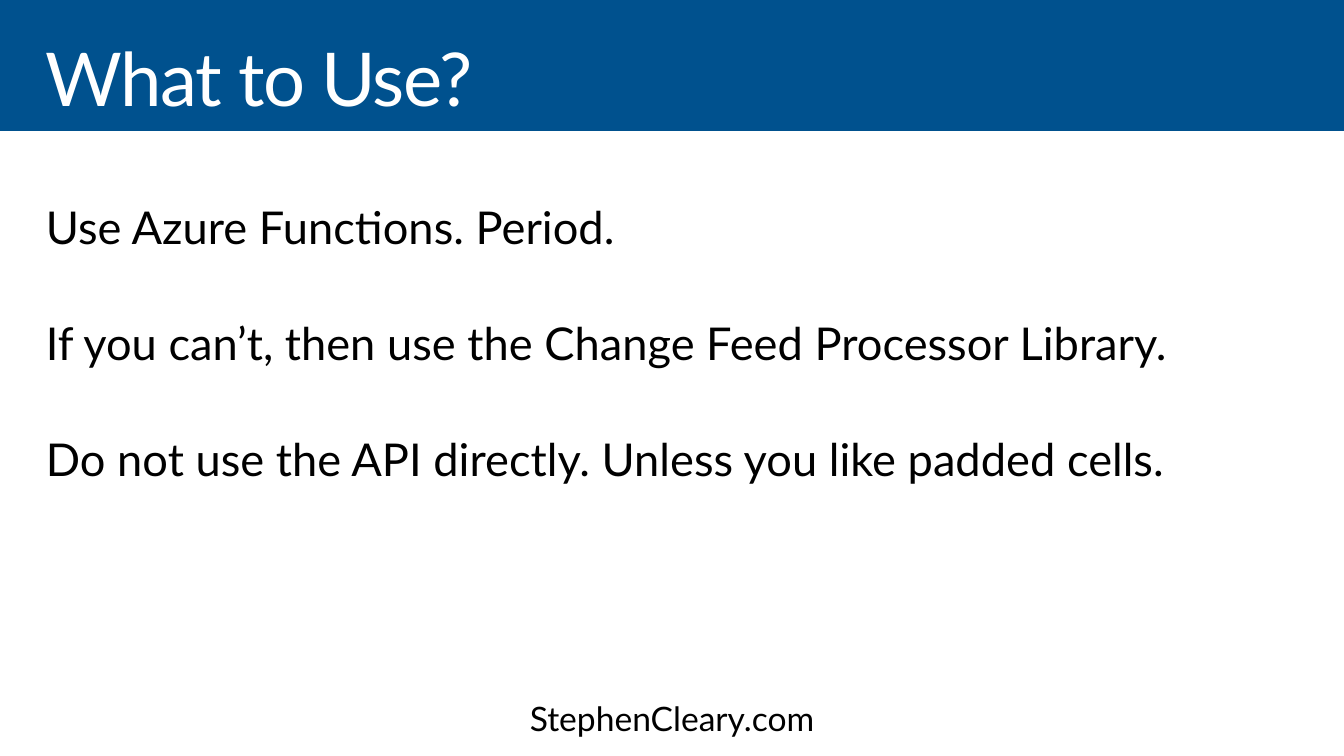
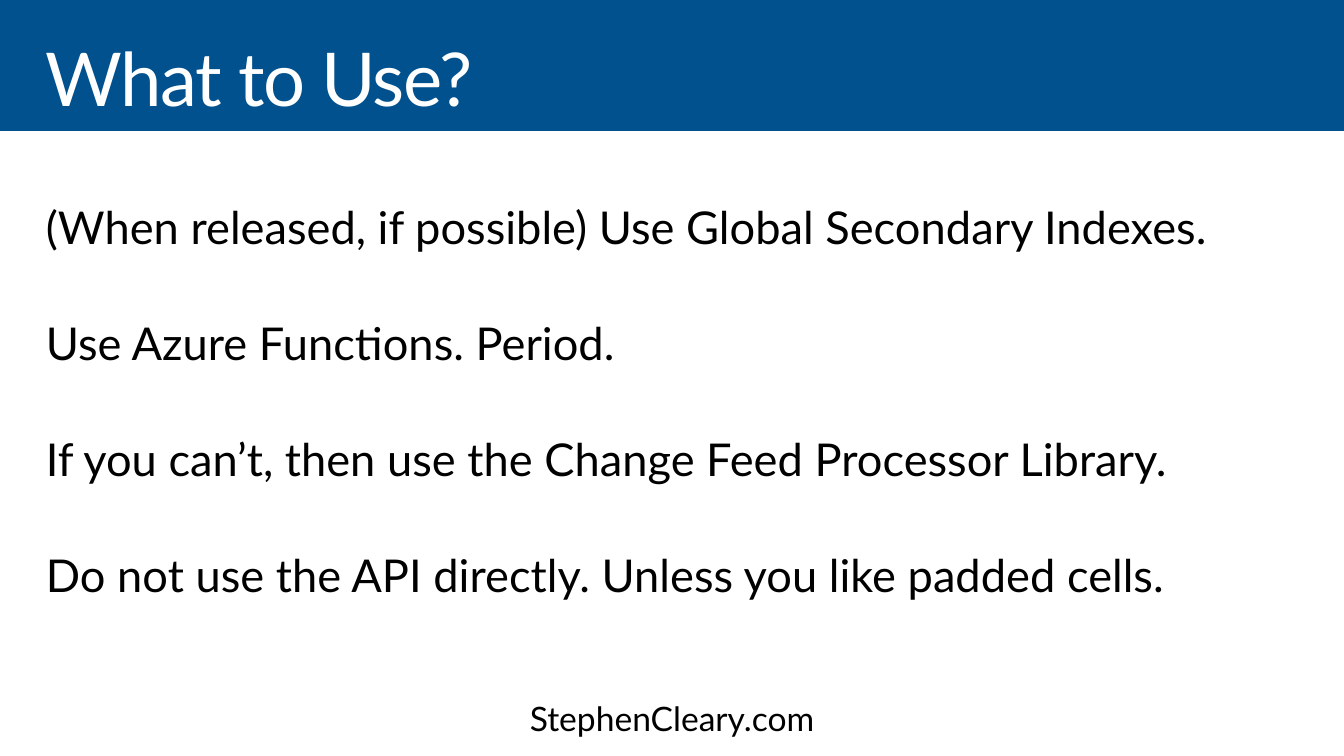
Before and after one commit to StephenCleary/Presentations, a slide deck: slide 54 of CosmosDB/CosmosDB - 16.9.pptx (slide 51 before the commit). Drawn at 1344x756 pixels with LibreOffice and Linux fonts; fonts in the diff are those of the drawing. Boxes give left, top, right and bottom in pixels: in the first picture for what was removed or moved away, otherwise in the second. Text is boxed around its words. In the diff, an @@ line names an element or a change of style, - is before the commit and + after.

```diff
--- a/CosmosDB/CosmosDB - 16.9.pptx
+++ b/CosmosDB/CosmosDB - 16.9.pptx
@@ text at (46,209,1206,252): paragraph added @@
+(When released, if possible) Use Global Secondary Indexes.
```
Also in this commit, not shown: 23 other slides changed, 3 slides added, 5 other files.
